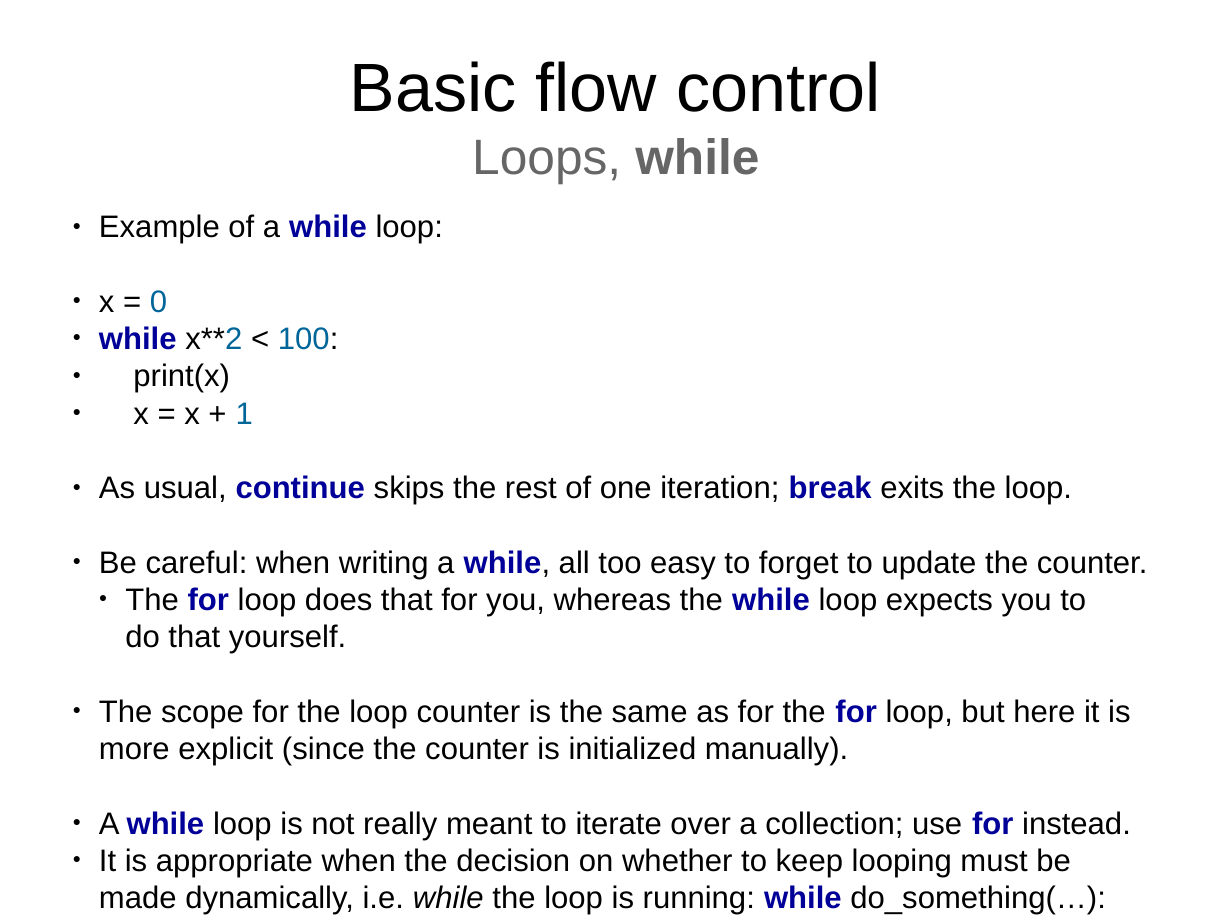
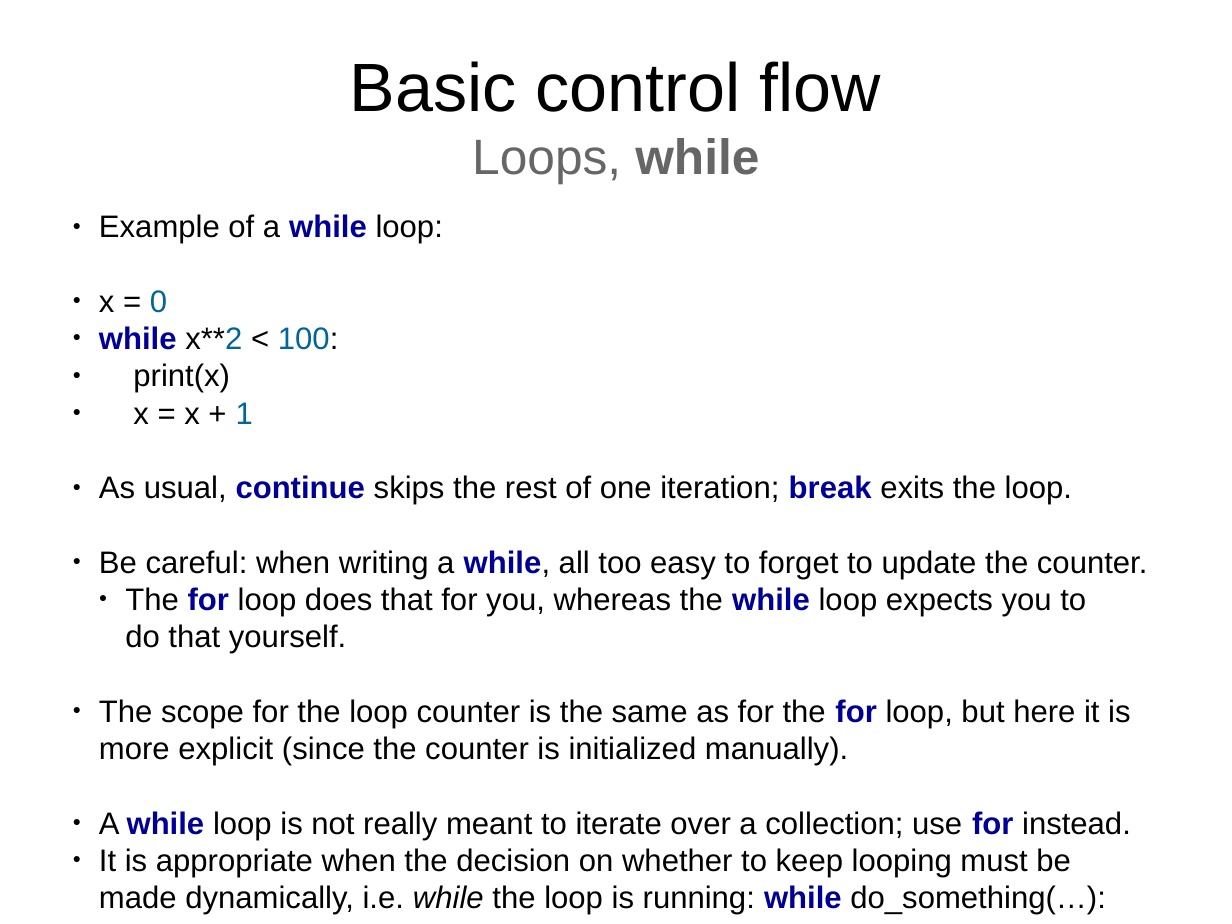
Before and after one commit to Technologicat/python-3-scicomp-intro, a slide deck: slide 12 of lecture_slides/src/lecture2/lectures_tut_2018_2.odp. Drawn at 1232x924 pixels with LibreOffice and Linux fonts; fonts in the diff are those of the drawing. Boxes give left, top, right and bottom in pixels: in the first picture for what was removed or moved away, otherwise in the second. Text is boxed around its words. In the diff, an @@ line names an element or a change of style, - is before the commit and + after.

Commit message:
lectures 2, 3: fix terminology mishap: flow control -> control flow

```diff
--- a/lecture_slides/src/lecture2/lectures_tut_2018_2.odp
+++ b/lecture_slides/src/lecture2/lectures_tut_2018_2.odp
@@ title at (x1=350, y1=61, x2=881, y2=184): text changed @@
-Basic flow control
-Loops, while
+Basic control flow
+Loops, while
```
Also in this commit, not shown: 8 other slides changed, 3 other files.
